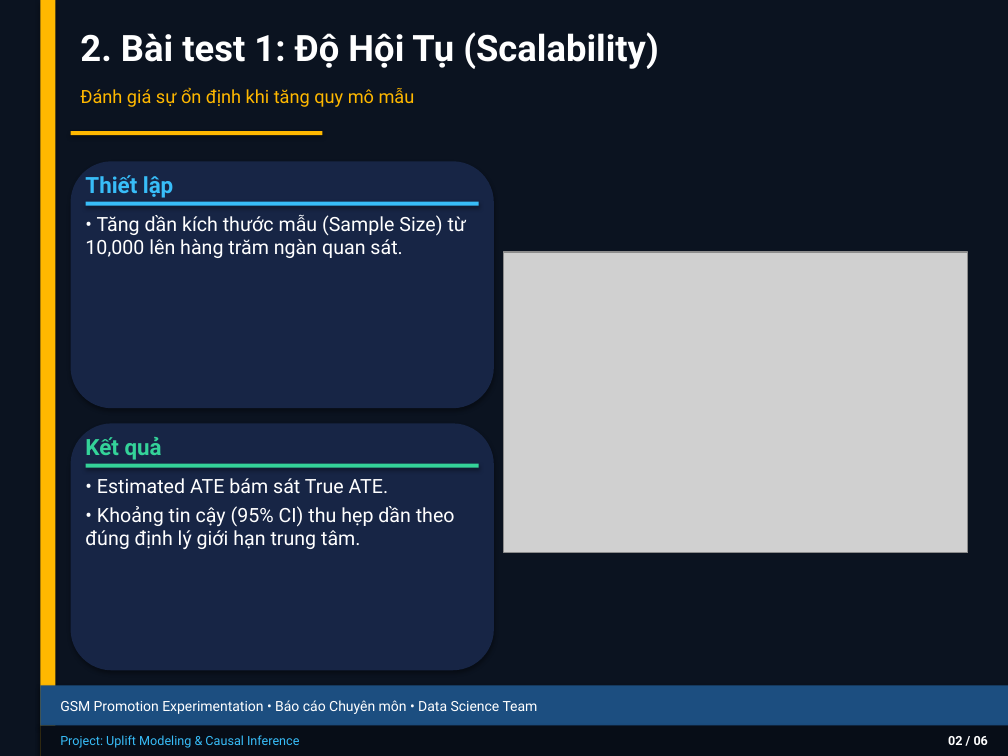
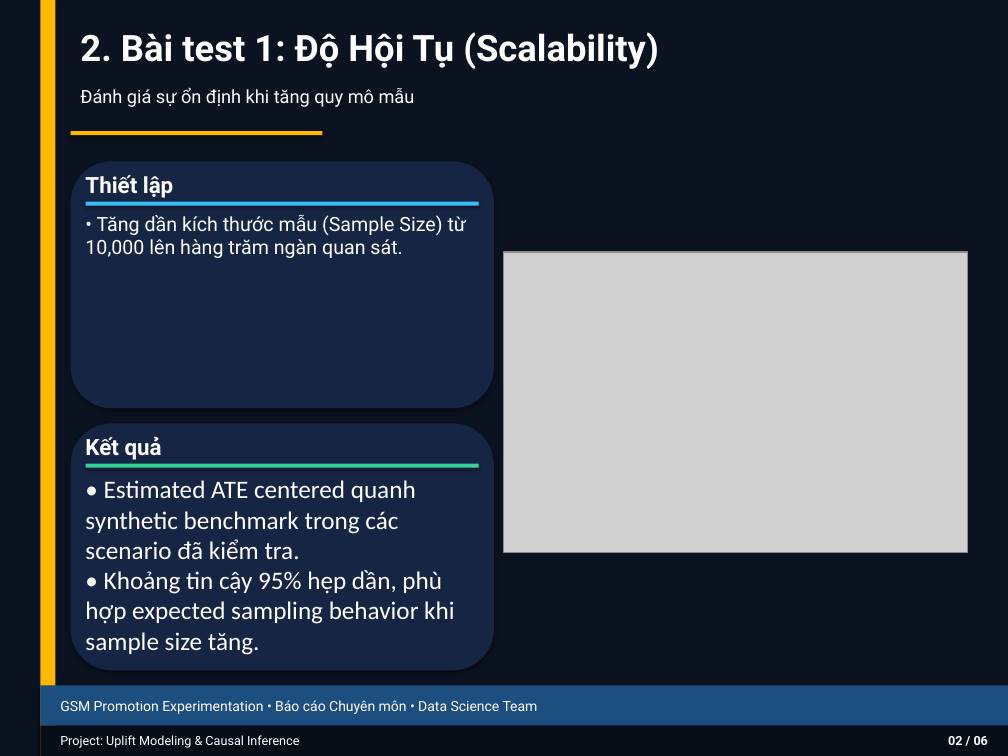
Before and after one commit to thaibuivan/GSM-promotion-experimentation, a slide deck: slide 3 of docs/Week6_Stress_Test_Summary.pptx. Drawn at 1008x756 pixels with LibreOffice and Linux fonts; fonts in the diff are those of the drawing; grey boxes stand for pictures. Boxes give left, top, right and bottom in pixels: in the first picture for what was removed or moved away, otherwise in the second. Text is boxed around its words. In the diff, an @@ line names an element or a change of style, - is before the commit and + after.

```diff
--- a/docs/Week6_Stress_Test_Summary.pptx
+++ b/docs/Week6_Stress_Test_Summary.pptx
@@ text "Đánh giá sự ổn định ..." at box(80, 88, 415, 107): text colour #FFB800 to #FFFFFF @@
@@ text "Thiết lập" at box(85, 175, 173, 198): text colour #38BDF8 to #FFFFFF @@
@@ text "Kết quả" at box(85, 437, 162, 460): text colour #34D399 to #FFFFFF @@
@@ text at box(85, 480, 454, 655): text changed; size 14 to 18 pt; font Roboto to Calibri @@
-• Estimated ATE bám sát True ATE.
-• Khoảng tin cậy (95% CI) thu hẹp dần theo đúng định lý giới hạn trung tâm.
+• Estimated ATE centered quanh synthetic benchmark trong các scenario đã kiểm tra.
+• Khoảng tin cậy 95% hẹp dần, phù hợp expected sampling behavior khi sample size tăng.
@@ text "Project: Uplift Modeling & Causal ..." at box(60, 735, 299, 748): text colour #38BDF8 to #FFFFFF @@
```
Also in this commit, not shown: 6 other slides changed, 5 other files.
